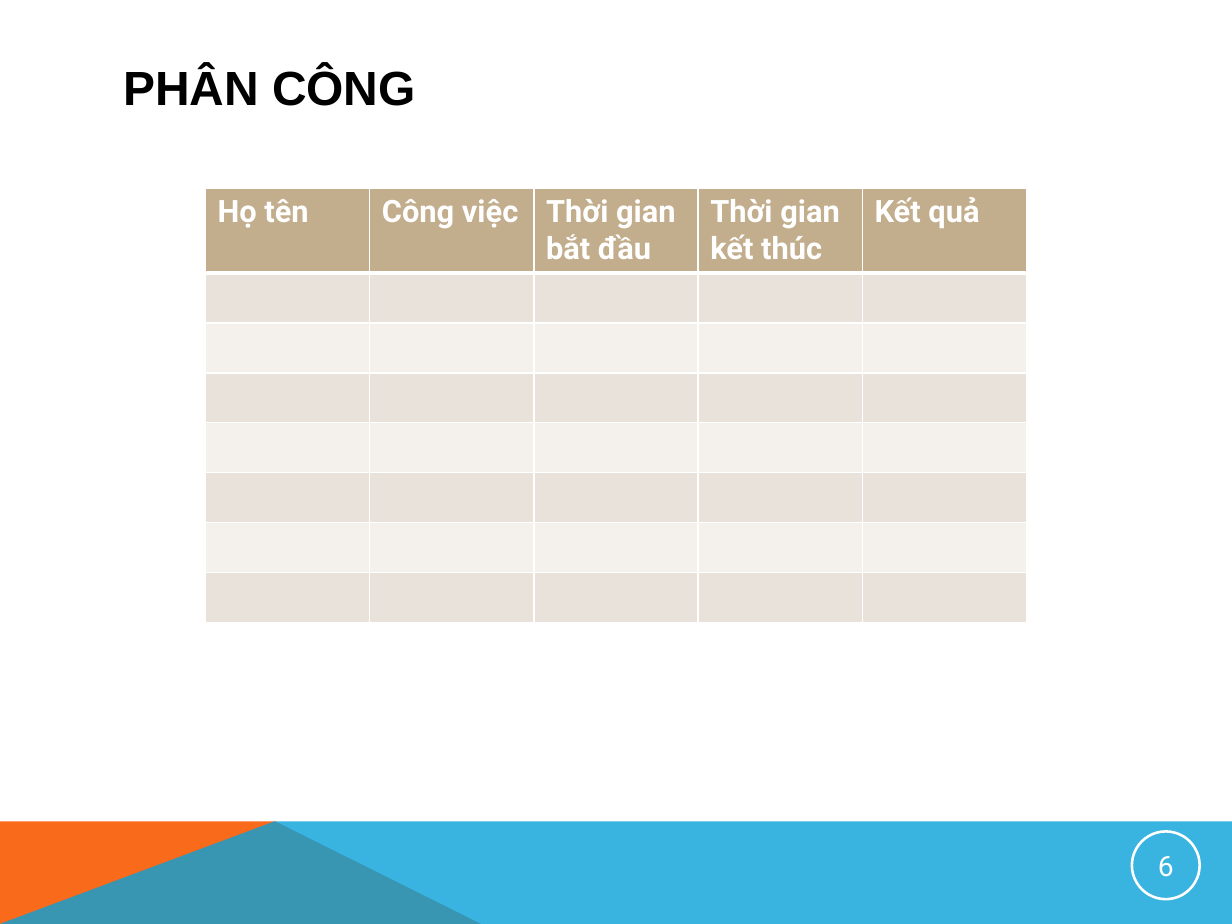
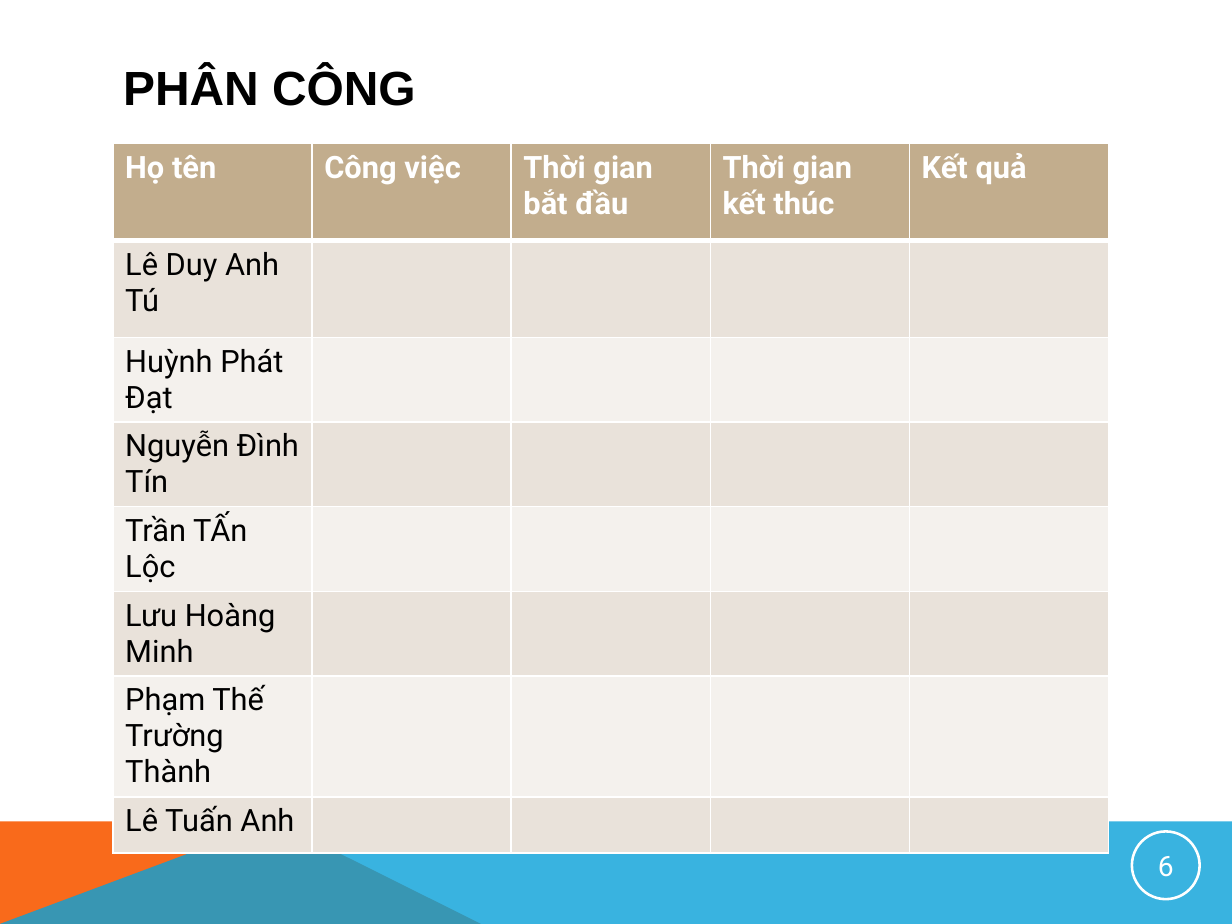
Before and after one commit to HoshikiShiro/Nhom4, a slide deck: slide 6 of Nhom4.pptx. Drawn at 1232x924 pixels with LibreOffice and Linux fonts; fonts in the diff are those of the drawing; background and template pictures are left out. Boxes give left, top, right and bottom in pixels: in the first picture for what was removed or moved away, otherwise in the second. Text is boxed around its words. In the diff, an @@ line names an element or a change of style, - is before the commit and + after.

```diff
--- a/Nhom4.pptx
+++ b/Nhom4.pptx
@@ table at bbox=[113, 144, 1111, 862] @@
-row 2, column 1: 
+row 2, column 1: Lê Duy Anh Tú
-row 3, column 1: 
+row 3, column 1: Huỳnh Phát Đạt
-row 4, column 1: 
+row 4, column 1: Nguyễn Đình Tín
-row 5, column 1: 
+row 5, column 1: Trần TẤn Lộc
-row 6, column 1: 
+row 6, column 1: Lưu Hoàng Minh
-row 7, column 1: 
+row 7, column 1: Phạm Thế Trường Thành
-row 8, column 1: 
+row 8, column 1: Lê Tuấn Anh
@@ table: place and size @@
-table at bbox=[206, 188, 1025, 662]
+table at bbox=[113, 144, 1111, 862]
```
Also in this commit, not shown: 6 other slides changed.
